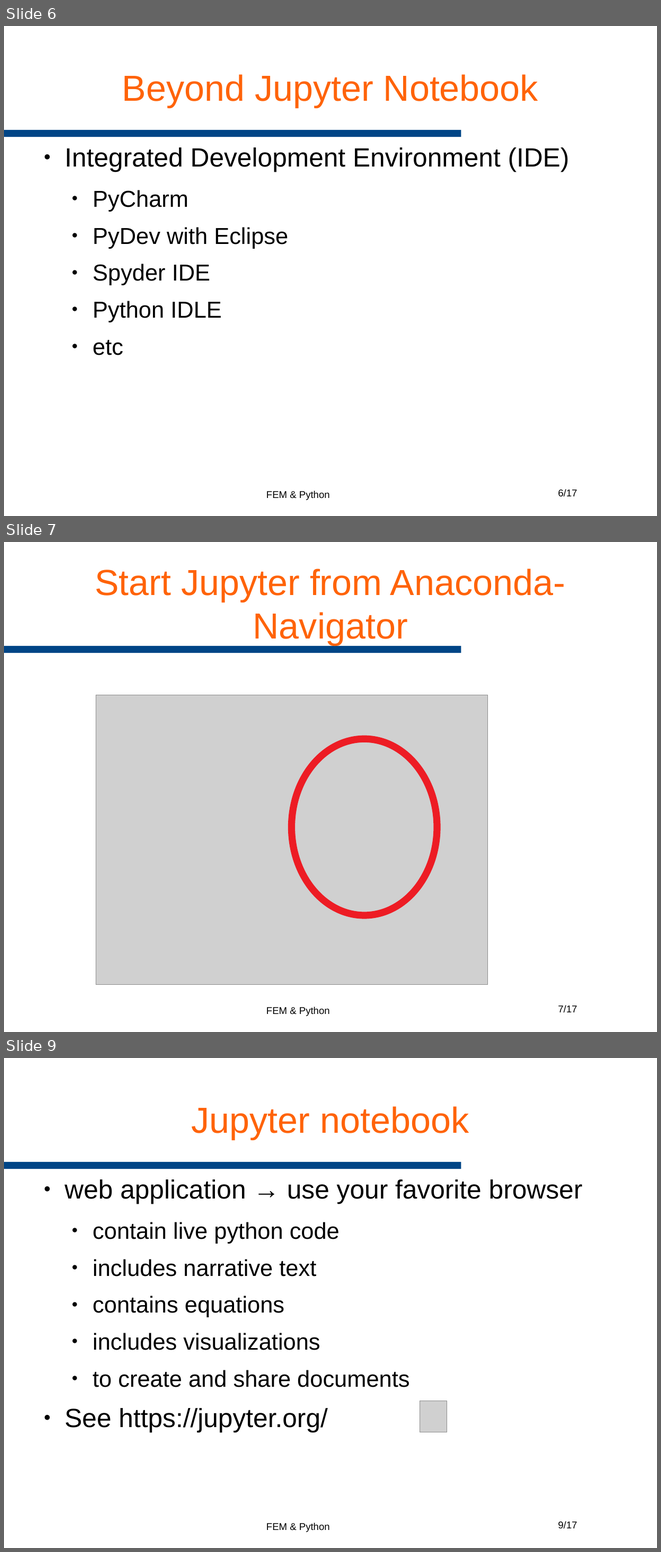
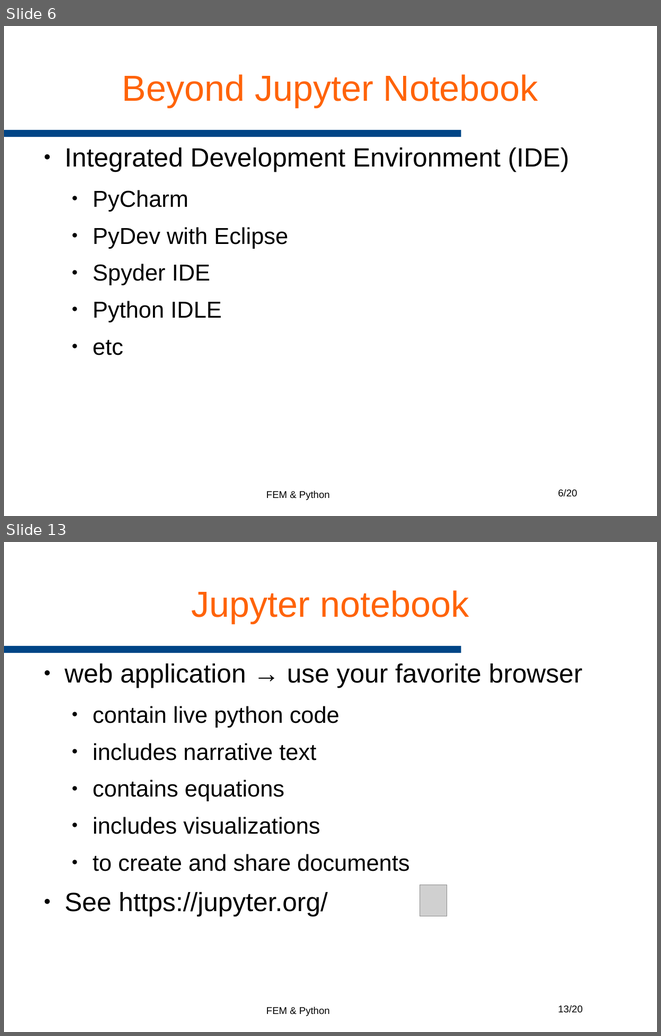
Before and after one commit to AndreaCodd/eenotes, a slide deck: Notebooks/GeophysicalImaging/resources/Slides/01 Intro.odp. Shown one above the other, each under a label of ours: slides 6, 7 and 9 before the commit, slides 6 and 13 after it; the slides between them are not shown. The pictures are 661x1552 and 661x1036 pixels, drawn with LibreOffice and Linux fonts; fonts in the diff are those of the drawing; grey boxes stand for pictures; background and template pictures are left out. Boxes give left, top, right and bottom in pixels: in the first picture for what was removed or moved away, otherwise in the second. Text is boxed around its words. In the diff, an @@ line names an element or a change of style, - is before the commit and + after.

```diff
--- a/Notebooks/GeophysicalImaging/resources/Slides/01 Intro.odp
+++ b/Notebooks/GeophysicalImaging/resources/Slides/01 Intro.odp
@@ slide 7 removed at bbox=[4, 542, 657, 1032], background #FFFFFF; not listed: 3 template elements that a slide beside it also shows @@
@@ title removed at bbox=[95, 568, 565, 645] @@
-Start Jupyter from Anaconda-Navigator
@@ picture removed at bbox=[96, 695, 487, 985] @@
@@ ellipse removed at bbox=[291, 739, 437, 915] @@
@@ page number at bbox=[558, 489, 577, 497]: text changed @@
-6/17
+6/20
@@ what was slide 9 is now slide 13 @@
@@ page number at bbox=[558, 1005, 583, 1013]: text changed @@
-9/17
+13/20
```
Also in this commit, not shown: 3 slides changed, 5 slides added, 1 other slide removed, 2 other files.
